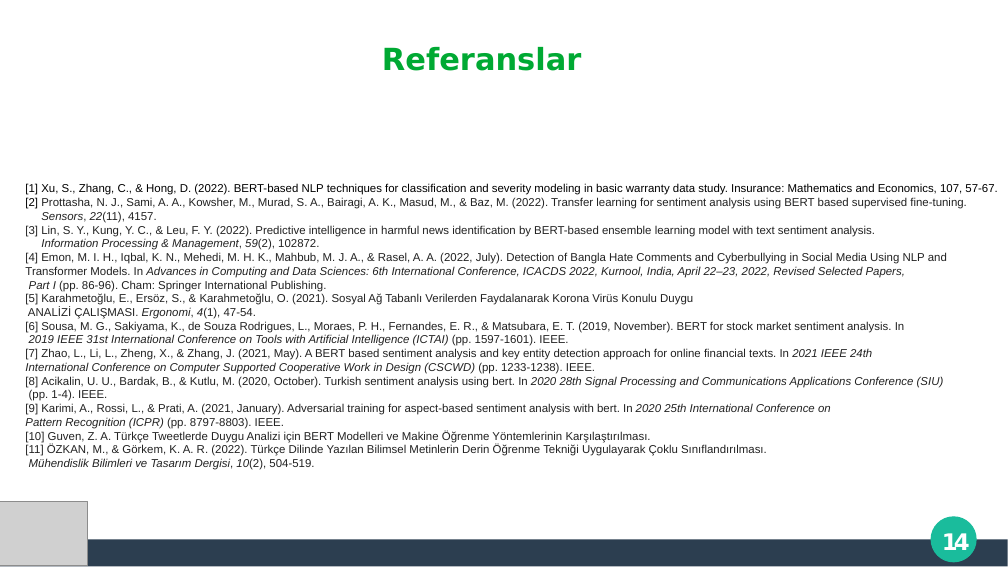
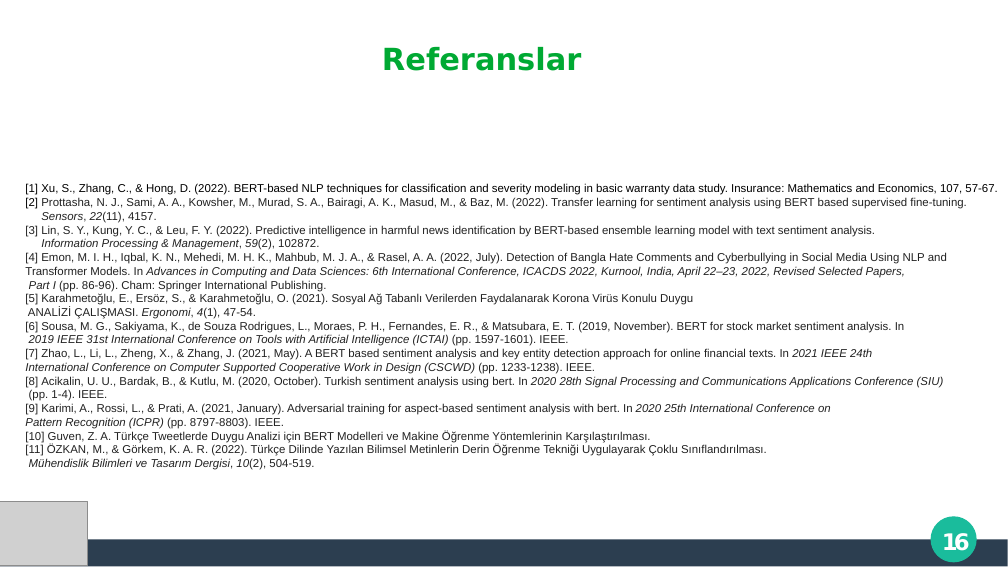
Before and after one commit to thealper2/gat0r-nlp, a slide deck: slide 16 of GATOR_Sunum.pptx (slide 14 before the commit). Drawn at 1008x567 pixels with LibreOffice and Linux fonts; fonts in the diff are those of the drawing; grey boxes stand for pictures; background and template pictures are left out. Boxes give left, top, right and bottom in pixels: in the first picture for what was removed or moved away, otherwise in the second. Text is boxed around its words. In the diff, an @@ line names an element or a change of style, - is before the commit and + after.

```diff
--- a/GATOR_Sunum.pptx
+++ b/GATOR_Sunum.pptx
@@ text at (x1=942, y1=533, x2=970, y2=557): text changed @@
-14
+16
```
Also in this commit, not shown: 2 slides added.
